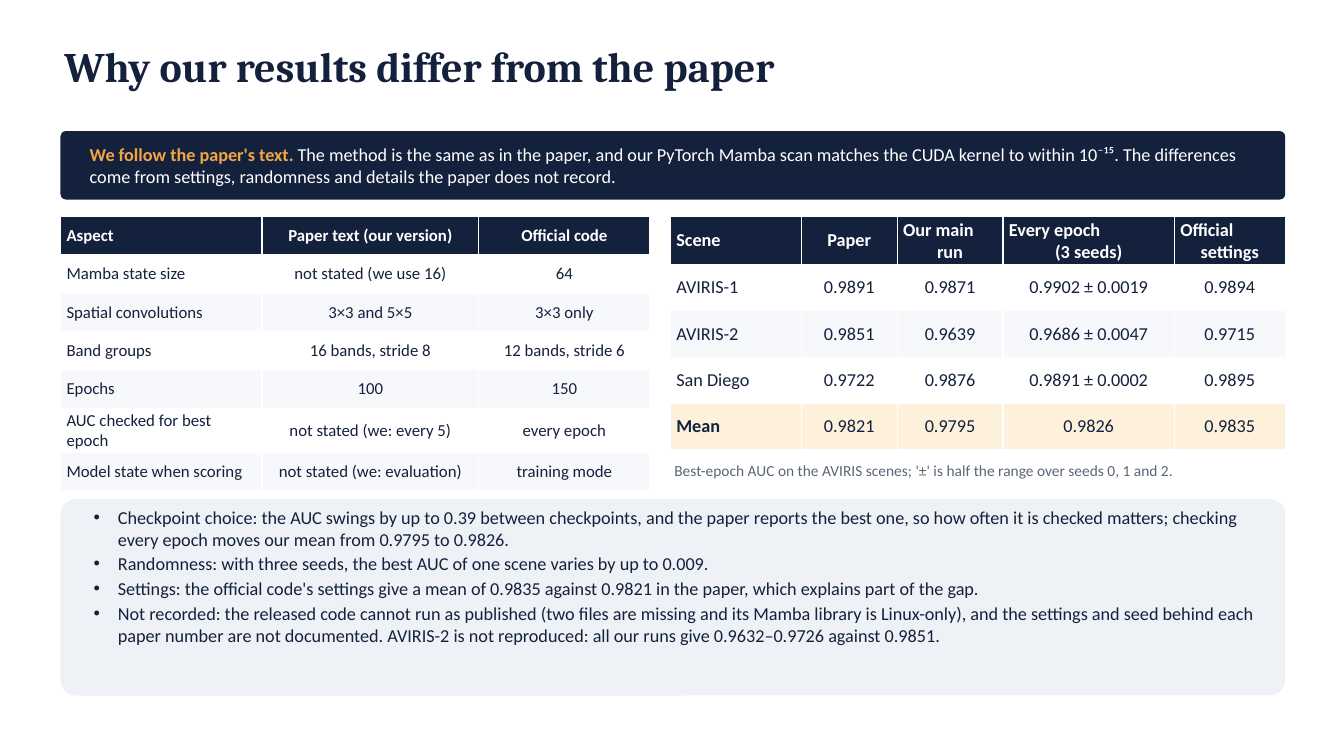
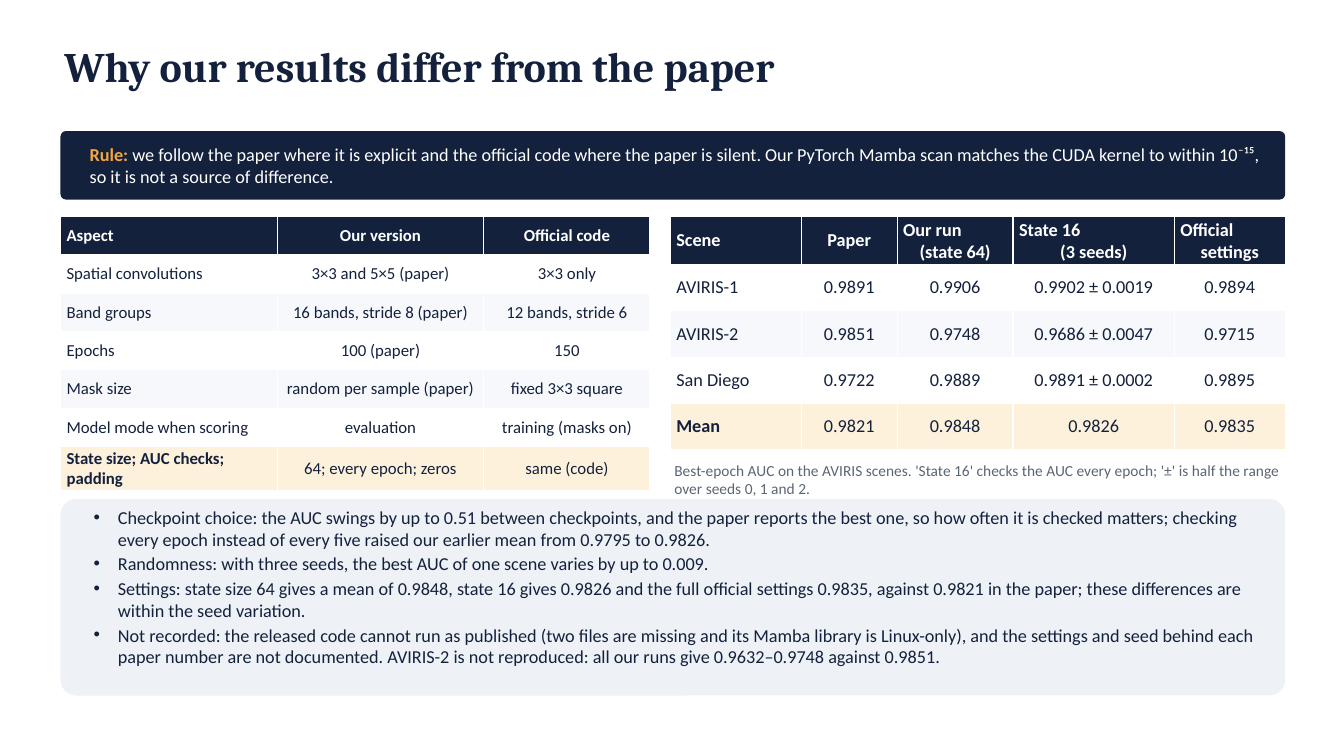
Before and after one commit to SaarthakG-Dtu/Hyperspectral_Anomaly_Detection, a slide deck: slide 14 of presentation/DMS2F-HAD_presentation.pptx. Drawn at 1344x756 pixels with LibreOffice and Linux fonts; fonts in the diff are those of the drawing. Boxes give left, top, right and bottom in pixels: in the first picture for what was removed or moved away, otherwise in the second. Text is boxed around its words. In the diff, an @@ line names an element or a change of style, - is before the commit and + after.

```diff
--- a/presentation/DMS2F-HAD_presentation.pptx
+++ b/presentation/DMS2F-HAD_presentation.pptx
@@ text at (x1=90, y1=147, x2=1259, y2=183): text changed @@
-We follow the paper's text. The method is the same as in the paper, and our PyTorch Mamba scan matches the CUDA kernel to within 10⁻¹⁵. The differences come from settings, randomness and details the paper does not record.
+Rule: we follow the paper where it is explicit and the official code where the paper is silent. Our PyTorch Mamba scan matches the CUDA kernel to within 10⁻¹⁵, so it is not a source of difference.
@@ table at (x1=60, y1=217, x2=650, y2=491) @@
-row 1, column 2: Paper text (our version)
+row 1, column 2: Our version
-row 2: Mamba state size | not stated (we use 16) | 64
+row 2: Spatial convolutions | 3×3 and 5×5 (paper) | 3×3 only
-row 3: Spatial convolutions | 3×3 and 5×5 | 3×3 only
+row 3: Band groups | 16 bands, stride 8 (paper) | 12 bands, stride 6
-row 4: Band groups | 16 bands, stride 8 | 12 bands, stride 6
+row 4: Epochs | 100 (paper) | 150
-row 5: Epochs | 100 | 150
+row 5: Mask size | random per sample (paper) | fixed 3×3 square
-row 6: AUC checked for best epoch | not stated (we: every 5) | every epoch
+row 6: Model mode when scoring | evaluation | training (masks on)
-row 7: Model state when scoring | not stated (we: evaluation) | training mode
+row 7: State size; AUC checks; padding | 64; every epoch; zeros | same (code)
@@ fill #F6F8FB to #FDF1DC in row 7 @@
@@ table at (x1=670, y1=217, x2=1286, y2=449) @@
-row 1, column 3: Our main run
+row 1, column 3: Our run (state 64)
-row 1, column 4: Every epoch (3 seeds)
+row 1, column 4: State 16 (3 seeds)
-row 2, column 3: 0.9871
+row 2, column 3: 0.9906
-row 3, column 3: 0.9639
+row 3, column 3: 0.9748
-row 4, column 3: 0.9876
+row 4, column 3: 0.9889
-row 5, column 3: 0.9795
+row 5, column 3: 0.9848
@@ text at (x1=674, y1=465, x2=1278, y2=496): text changed @@
-Best-epoch AUC on the AVIRIS scenes; '±' is half the range over seeds 0, 1 and 2.
+Best-epoch AUC on the AVIRIS scenes. 'State 16' checks the AUC every epoch; '±' is half the range over seeds 0, 1 and 2.
@@ text at (x1=118, y1=511, x2=1237, y2=549): text changed @@
-• Checkpoint choice: the AUC swings by up to 0.39 between checkpoints, and the paper reports the best one, so how often it is checked matters; checking every epoch moves our mean from 0.9795 to 0.9826.
+• Checkpoint choice: the AUC swings by up to 0.51 between checkpoints, and the paper reports the best one, so how often it is checked matters; checking every epoch instead of every five raised our earlier mean from 0.9795 to 0.9826.
@@ text at (x1=118, y1=582, x2=1253, y2=666): text changed @@
-• Settings: the official code's settings give a mean of 0.9835 against 0.9821 in the paper, which explains part of the gap.
-• Not recorded: the released code cannot run as published (two files are missing and its Mamba library is Linux-only), and the settings and seed behind each paper number are not documented. AVIRIS-2 is not reproduced: all our runs give 0.9632–0.9726 against 0.9851.
+• Settings: state size 64 gives a mean of 0.9848, state 16 gives 0.9826 and the full official settings 0.9835, against 0.9821 in the paper; these differences are within the seed variation.
+• Not recorded: the released code cannot run as published (two files are missing and its Mamba library is Linux-only), and the settings and seed behind each paper number are not documented. AVIRIS-2 is not reproduced: all our runs give 0.9632–0.9748 against 0.9851.
```
Also in this commit, not shown: 9 other slides changed, 36 other files.
